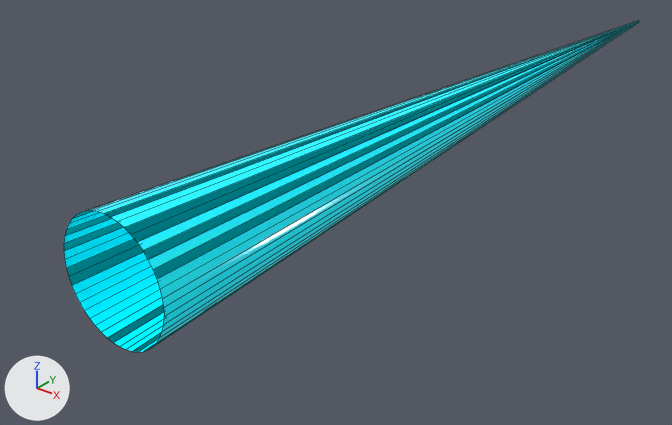
An edit to the glTF model workspace/src/brazilian_rps_sim/meshes/nadir_beam_geo.glb, drawn before and after from the same camera.
Both versions are drawn from a 50 mm lens placed at (23.1, -61.7, 16.0), pointed at (-3.6, -28.3, -4.7). The axes (+X, +Y, +Z) are drawn at lower left. The lights are the same throughout. The first picture is the older version. Mesh edges are drawn as thin lines.

In view in the first picture: 'NadirBeamNode'.
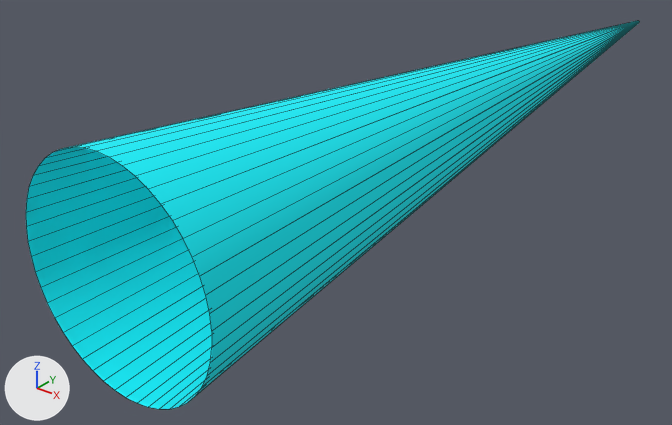
Location of each change, [x1, y1, x2, y2] in pixels of the pictures (672 x 425 px):
```json
{"object": "NadirBeamNode", "change": "surface changed, recoloured, rescaled", "before": [64, 21, 639, 352], "after": [26, 21, 639, 409], "on screen": "7% wider, 17% taller"}
```

The change, as JSON lines over the scene's bpy script:
```json
{"op": "set", "path": "mat_nadirbeammaterial.roughness", "old": "0.1", "new": "1.0"}
{"op": "set", "path": "mat_nadirbeammaterial.emission_color", "old": "(0.0, 0.17, 0.2)", "new": "(0.0, 0.009, 0.01)", "note": "dark cyan #00737c -> black #001819"}
{"block": "me_nadirbeammesh", "where": "# used by ob_nadirbeamnode; location = (0.0, 0.0, 0.0)"}
{"op": "remove", "block": "me_nadirbeammesh", "code": "me_nadirbeammesh.from_pydata(...)  # 96 vertices, 96 faces; spans x -2.6..2.6, y -45.0..0.0, z -2.6..2.6"}
{"op": "add", "block": "me_nadirbeammesh", "code": "me_nadirbeammesh.from_pydata(...)  # 96 vertices, 96 faces; spans x -4.8..4.8, y -45.0..0.0, z -4.8..4.8"}
{"block": "me_nadirbeammesh", "change": "me_nadirbeammesh part 1: the whole mesh is scaled about its middle by (1.85, 1, 1.85)"}
```
